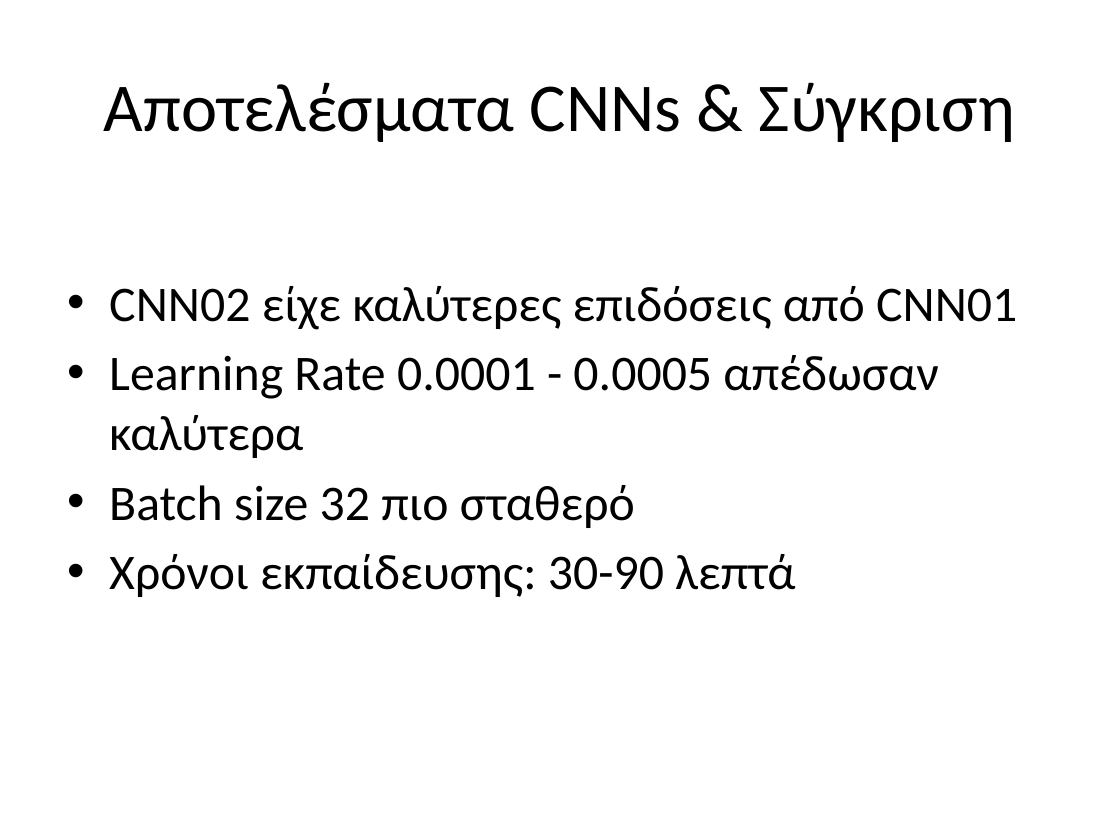
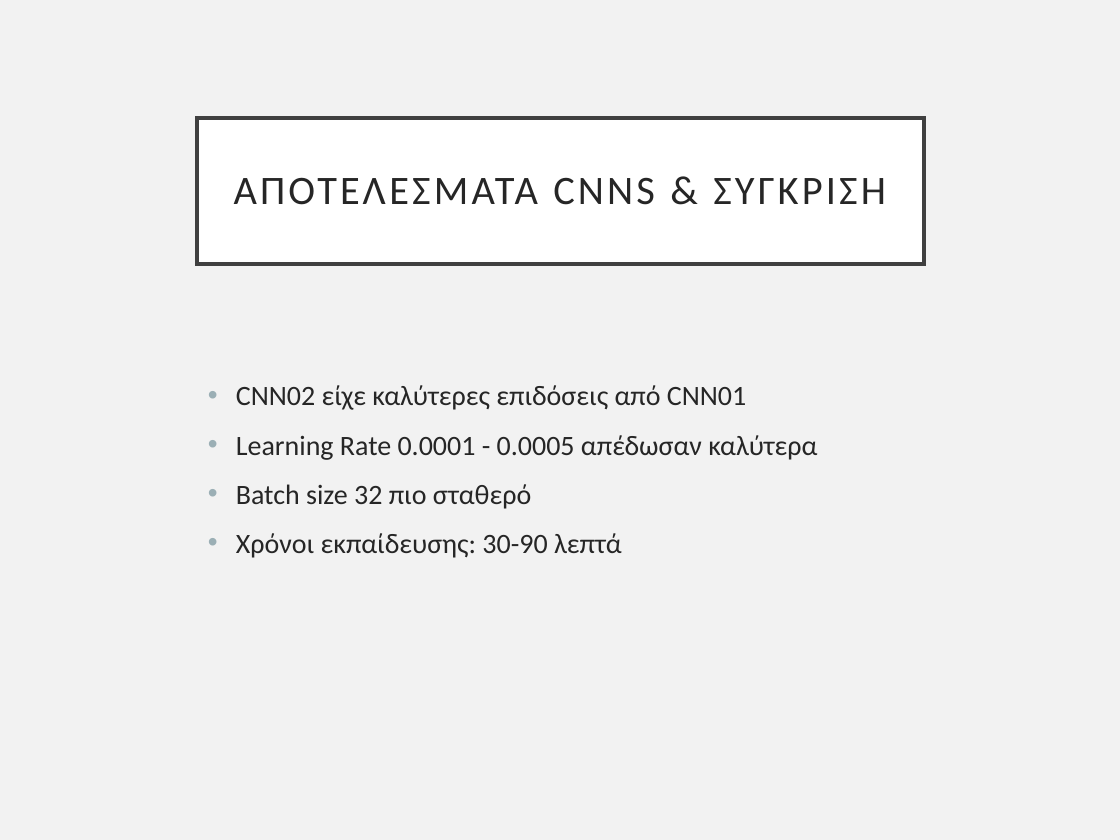
Before and after one commit to pkatpk/see-animal-dl, a slide deck: slide 6 of slides/Final_Presentation_CNN_ResNet_SeaAnimals.pptx. Drawn at 1120x840 pixels with LibreOffice and Linux fonts; fonts in the diff are those of the drawing. Boxes give left, top, right and bottom in pixels: in the first picture for what was removed or moved away, otherwise in the second. Text is boxed around its words. In the diff, an @@ line names an element or a change of style, - is before the commit and + after.

```diff
--- a/slides/Final_Presentation_CNN_ResNet_SeaAnimals.pptx
+++ b/slides/Final_Presentation_CNN_ResNet_SeaAnimals.pptx
@@ background #FFFFFF to #F2F2F2 @@
@@ title "ΑΠΟΤΕΛΈΣΜΑΤΑ CNNS & ΣΎΓΚΡΙΣΗ" resized from (x1=104, y1=82, x2=1015, y2=142) to (x1=197, y1=118, x2=924, y2=263) @@
@@ title "ΑΠΟΤΕΛΈΣΜΑΤΑ CNNS & ΣΎΓΚΡΙΣΗ" at (x1=197, y1=118, x2=924, y2=263): fill none to #FFFFFF; outline none to #404040 2.5 pt @@
@@ title at (x1=234, y1=177, x2=886, y2=205): text changed; size 44 to 26 pt; text colour #000000 to #262626 @@
-Αποτελέσματα CNNs & Σύγκριση
+ΑΠΟΤΕΛΈΣΜΑΤΑ CNNS & ΣΎΓΚΡΙΣΗ
@@ text "CNN02 είχε καλύτερες επιδόσεις από ..." moved from (x1=109, y1=286, x2=1017, y2=597) to (x1=236, y1=385, x2=817, y2=558) @@
@@ text "CNN02 είχε καλύτερες επιδόσεις από ..." at (x1=236, y1=385, x2=817, y2=558): size 32 to 18 pt, text colour #000000 to #262626; indent changed; more space between paragraphs @@
```
Also in this commit, not shown: 13 other slides changed, 2 slides added, 1 slide removed, 3 other files.
